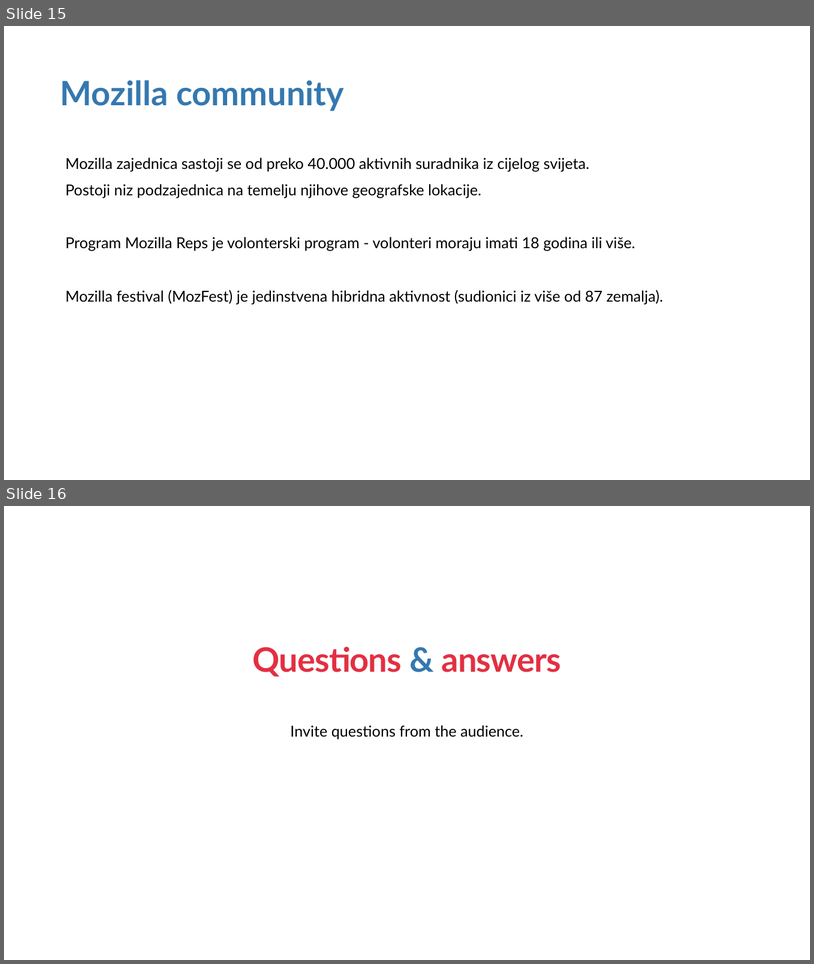
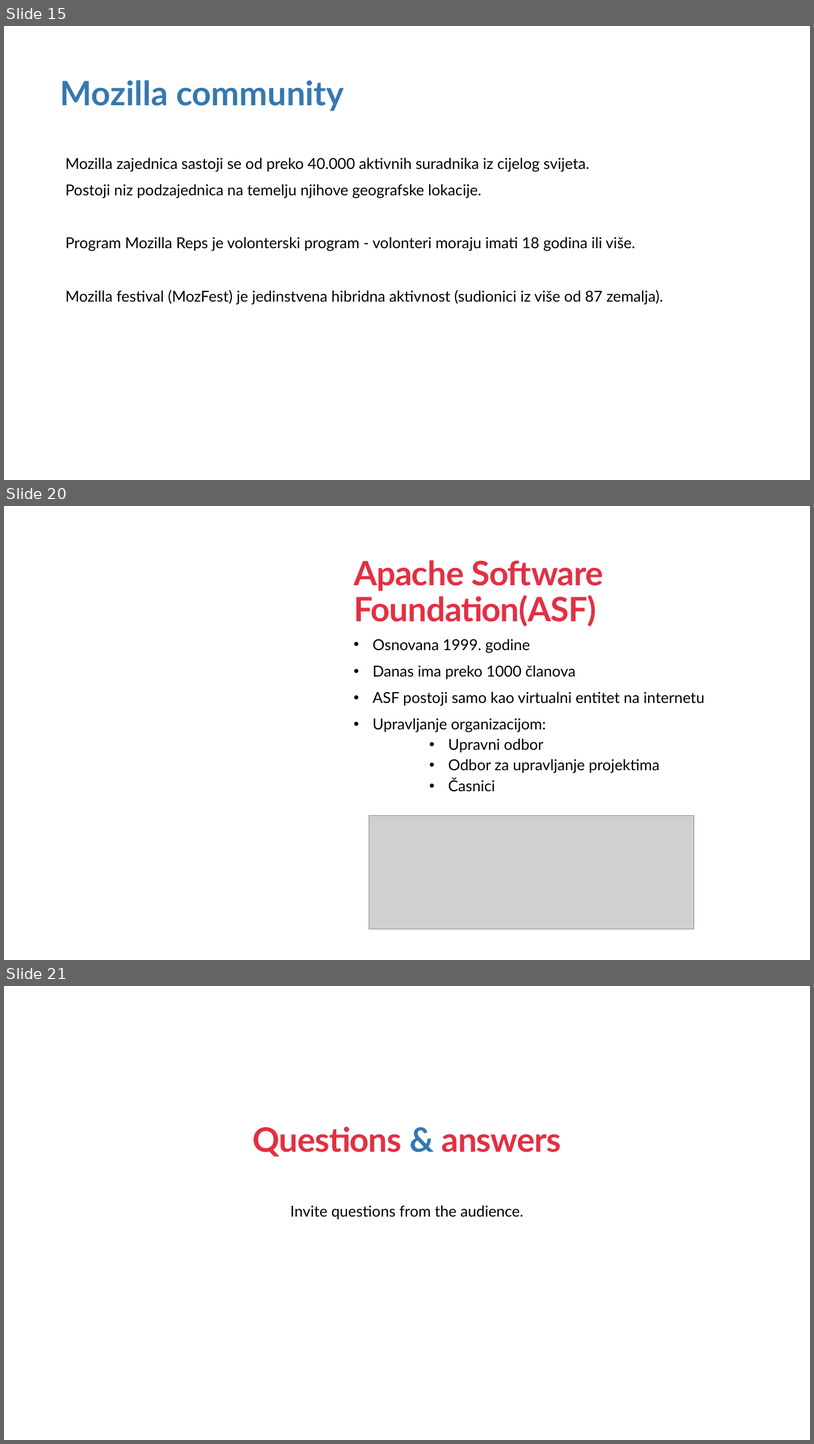
Before and after one commit to CvetkovskiIvor/ProgramskoInzenjerstvoSeminar, a slide deck: Open Source Prezentacija.pptx. Shown one above the other, each under a label of ours: slides 15 and 16 before the commit, slides 15, 20 and 21 after it; the slides between them are not shown. The pictures are 814x964 and 814x1444 pixels, drawn with LibreOffice and Linux fonts; fonts in the diff are those of the drawing; grey boxes stand for pictures; background and template pictures are left out. Boxes give left, top, right and bottom in pixels: in the first picture for what was removed or moved away, otherwise in the second. Text is boxed around its words. In the diff, an @@ line names an element or a change of style, - is before the commit and + after.

```diff
--- a/Open Source Prezentacija.pptx
+++ b/Open Source Prezentacija.pptx
@@ slide 20 added at [4, 506, 810, 960], background #FFFFFF @@
@@ title added at [354, 560, 604, 627], 40 pt, text #E23042, bold @@
+Apache Software Foundation(ASF)
@@ text added at [373, 639, 705, 792], 18 pt, text #000000 @@
+• Osnovana 1999. godine
+• Danas ima preko 1000 članova
+• ASF postoji samo kao virtualni entitet na internetu
+• Upravljanje organizacijom:
+    • Upravni odbor
+    • Odbor za upravljanje projektima
+    • Časnici
@@ picture added at [369, 816, 695, 929] @@
@@ what was slide 16 is now slide 21 @@
```
Also in this commit, not shown: 1 slide changed, 4 other slides added.
